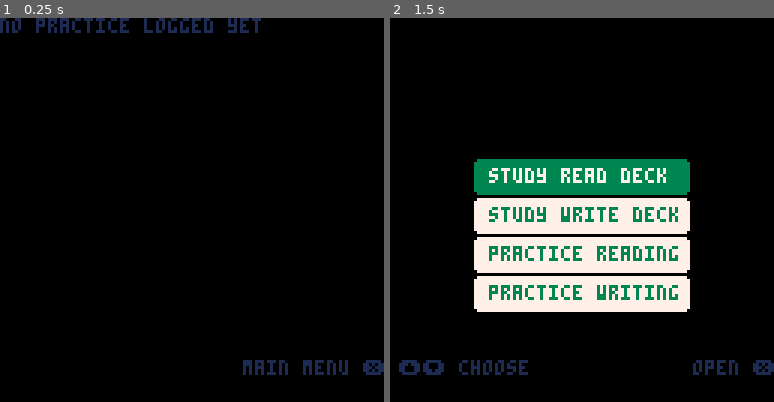
Above: before the commit, frames 1-2 (left to right).
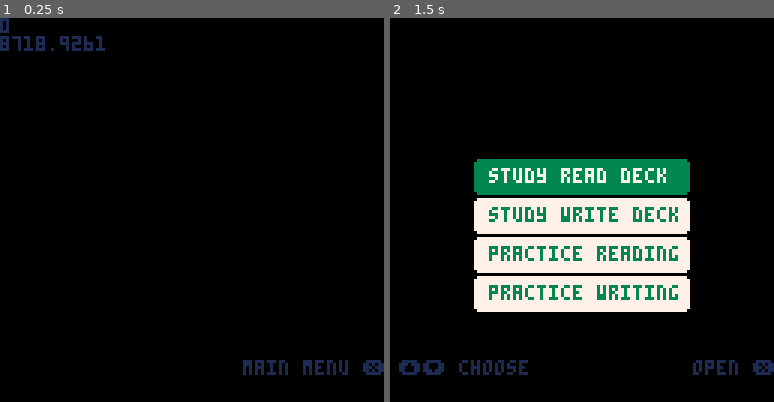
Above: after the commit, the same moments.

Repository: SestrenExsis/KanaPractice
Game: PICO-8 cartridge hiragana.p8
Two runs of this game, one before a commit and one after it. Both use one fixed random seed, a clock stepped at 60 frames per second and the inputs below.
Inputs (mouse positions are in pixels of both pictures, inside the frame that each line leads up to):
- Up to frame 1 (0.25 s): no input
- Up to frame 2 (1.5 s): tap O (Z key) at 0.33, 0.7, 1.43 s; click (459, 121) at 0.67 s; tap X (X key) at 1.07 s; click (520, 267) at 1.22 s

The runs differ from the first frame. In frame 1, 1.5% of the frame differs, in the area x 0-68%, y 0-9%; in frame 2, nothing differs.

Commit message:
Compute time as days since 2000-01-01

Diff:
--- a/hiragana.p8
+++ b/hiragana.p8
@@ -413,7 +413,27 @@
 
 -- memory locations:
 -- 0-45 : stats for each kana
+-- 62   : previous study time
 -- 63   : memory version
+
+function logtm()
+	local res=0
+	res+=ceil(365.25*(stat(80)%100))
+	local leap=stat(80)%4==0
+	local julian={
+		 0,  31, 59,
+		 90,120,151,
+		181,212,243,
+		273,304,334
+		}
+	res+=julian[stat(81)]
+	if (leap and stat(81)>2) res+=1
+	res+=stat(82)-1
+	res+=stat(83)/24
+	res+=stat(84)/24/60
+	res+=stat(85)/24/60/60
+	return res
+end
 
 function _init()
 	if dget(63)==0 then
@@ -425,44 +445,14 @@
 		dset(3,0x4000.4000)
 		dset(4,0x4000.4000)
 	end
-	-- store previous login time
-	local l=""
-	if dget(57)==0 then
-		l="no practice logged yet"
-	else
-		local yr=tostr(dget(57))
-		local mo=tostr(dget(58))
-		if (#mo==1) mo="0"..mo
-		local dy=tostr(dget(59))
-		if (#dy==1) dy="0"..dy
-		local hr=tostr(dget(60))
-		if (#hr==1) hr="0"..hr
-		local mi=tostr(dget(61))
-		if (#mi==1) mi="0"..mi
-		local sc=tostr(dget(62))
-		if (#sc==1) sc="0"..sc
-		l=l..yr.."-"..mo.."-"..dy
-		l=l.." "..hr..":"..mi.." utc"
-	end
-	_logtm=l
+	-- store previous study time
+	_logtm=dget(62)
 	dset(63,_version)
 	inittitle()
 end
 
 function studytime()
-	-- get current time
-	yr=stat(80) --4-digit
-	mo=stat(81) --1..12
-	dy=stat(82) --1..31
-	hr=stat(83) --0..23
-	mi=stat(84) --0..59
-	sc=stat(85) --0..61
-	dset(57,yr)
-	dset(58,mo)
-	dset(59,dy)
-	dset(60,hr)
-	dset(61,mi)
-	dset(62,sc)
+	dset(62,logtm())
 end
 
 function initscreen()
@@ -621,6 +610,7 @@
 function drawtitle()
 	cls()
 	print(_logtm)
+	print(logtm())
 	drawmsgs()
 end
 
